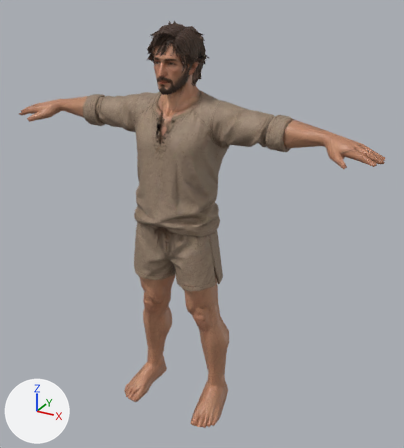
Before and after pictures for a commit that changed the glTF model docs/recursos/personajes/meshy-v1/hombre.glb.
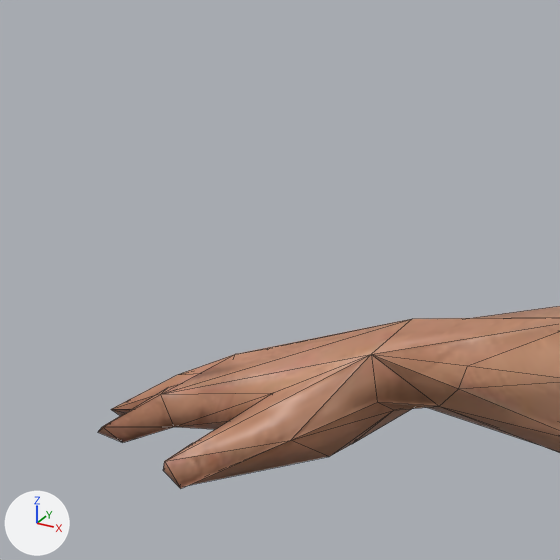
The first picture shows the older version from a 50 mm lens placed at (1.164, -1.891, 1.727), pointed at (0.086, 0.068, 0.747). The close-ups show the older and then the newer version on the part from 1% to 20% of the width and 12% to 29% of the height of that picture. Only the edits that show in the close-ups are written down. Lighting does not change. The marker at lower left points along +X, +Y and +Z. The close-ups show mesh edges as thin lines. Where no turn or scale is listed for an object, it has been applied to the vertices. Vertices at exactly the same position are counted once.

In view in the first close-up: 'char1'.
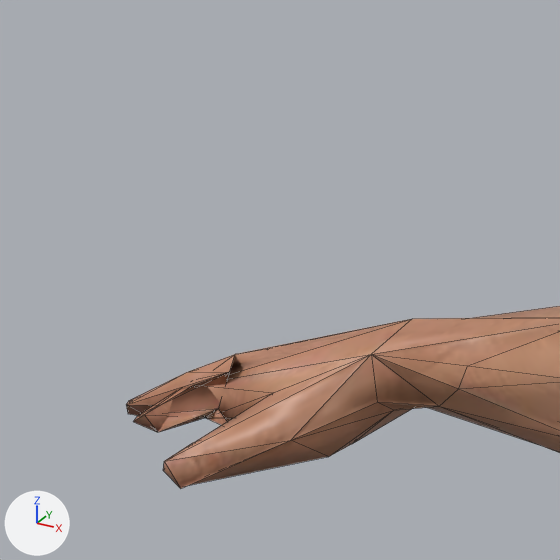
Pixel boxes (x1, y1, x2, y2) of what changed, in the close-ups (560 x 560 px; the box of a moved part takes in the faces that stretch with it):
```json
{"object": "char1", "change": "reshaped", "before": [98, 306, 560, 488], "after": [126, 306, 560, 488]}
{"part": 1, "of": "me_char1", "change": "moved or reshaped", "before": [98, 319, 412, 443], "after": [126, 319, 411, 432]}
```

Scene script edits in JSON lines:
```json
{"block": "me_char1", "where": "me_char1.from_pydata(...)  # 1497 vertices, 2978 faces; spans x -0.83..0.83, y -0.17..0.17, z -0.17..1.58"}
{"block": "me_char1", "where": "# used by ob_char1; location = (0.0, 0.0, 0.0)"}
{"block": "me_char1", "where": "# before: 0 (-0.83, -0.02, 1.16) at pixel (110, 409), 2 (-0.83, -0.01, 1.15) at pixel (120, 416), 3 (-0.83, 0.01, 1.16), 4 (-0.83, 0.02, 1.17), 5 (-0.82, 0.03, 1.15)"}
{"block": "me_char1", "where": "# before: 6 (-0.78, -0.01, 1.19) at pixel (176, 374), 8 (-0.81, 0.01, 1.16), 10 (-0.78, 0.02, 1.18), 11 (-0.77, 0.03, 1.16), 13 (-0.81, -0.05, 1.15) at pixel (97, 432)"}
{"block": "me_char1", "where": "# before: 15 (-0.81, -0.04, 1.16) at pixel (108, 423), 17 (-0.77, -0.01, 1.17), 21 (-0.8, 0.05, 1.15), 23 (-0.81, 0.06, 1.16), 24 (-0.8, -0.05, 1.15) at pixel (122, 442)"}
{"block": "me_char1", "where": "# before: 25 (-0.77, 0.06, 1.18), 26 (-0.76, -0.04, 1.16) at pixel (174, 426), 27 (-0.76, -0.04, 1.18) at pixel (160, 394)"}
{"block": "me_char1", "change": "me_char1 part 1"}
{"op": "add", "block": "me_char1", "code": "for i in [13, 15, 24, 26, 27]: me_char1.vertices[i].co += Vector((0.0, 0.03, 0.0))"}
{"op": "add", "block": "me_char1", "code": "for i in [0, 2, 6, 17]: me_char1.vertices[i].co += Vector((0.0, 0.01, 0.0))"}
{"op": "add", "block": "me_char1", "code": "for i in [21, 23, 25]: me_char1.vertices[i].co += Vector((0.0, -0.04, 0.0))"}
{"op": "add", "block": "me_char1", "code": "for i in [4, 5, 11]: me_char1.vertices[i].co += Vector((0.0, -0.02, 0.0))"}
{"op": "add", "block": "me_char1", "code": "for i in [3, 8, 10]: me_char1.vertices[i].co += Vector((0.0, -0.01, 0.0))"}
{"op": "set", "path": "me_char1.vertices[14].co", "old": "(-0.8, -0.06, 1.16)", "new": "(-0.81, -0.02, 1.16)", "note": "pixel (102, 426) -> pixel (144, 414)"}
{"op": "set", "path": "me_char1.vertices[16].co", "old": "(-0.77, -0.03, 1.18)", "new": "(-0.77, -0.01, 1.18)", "note": "pixel (168, 387) -> not seen"}
{"op": "set", "path": "me_char1.vertices[20].co", "old": "(-0.81, 0.05, 1.17)", "new": "(-0.81, 0.02, 1.17)"}
{"op": "set", "path": "me_char1.vertices[22].co", "old": "(-0.81, 0.04, 1.16)", "new": "(-0.8, 0.01, 1.16)"}
```
